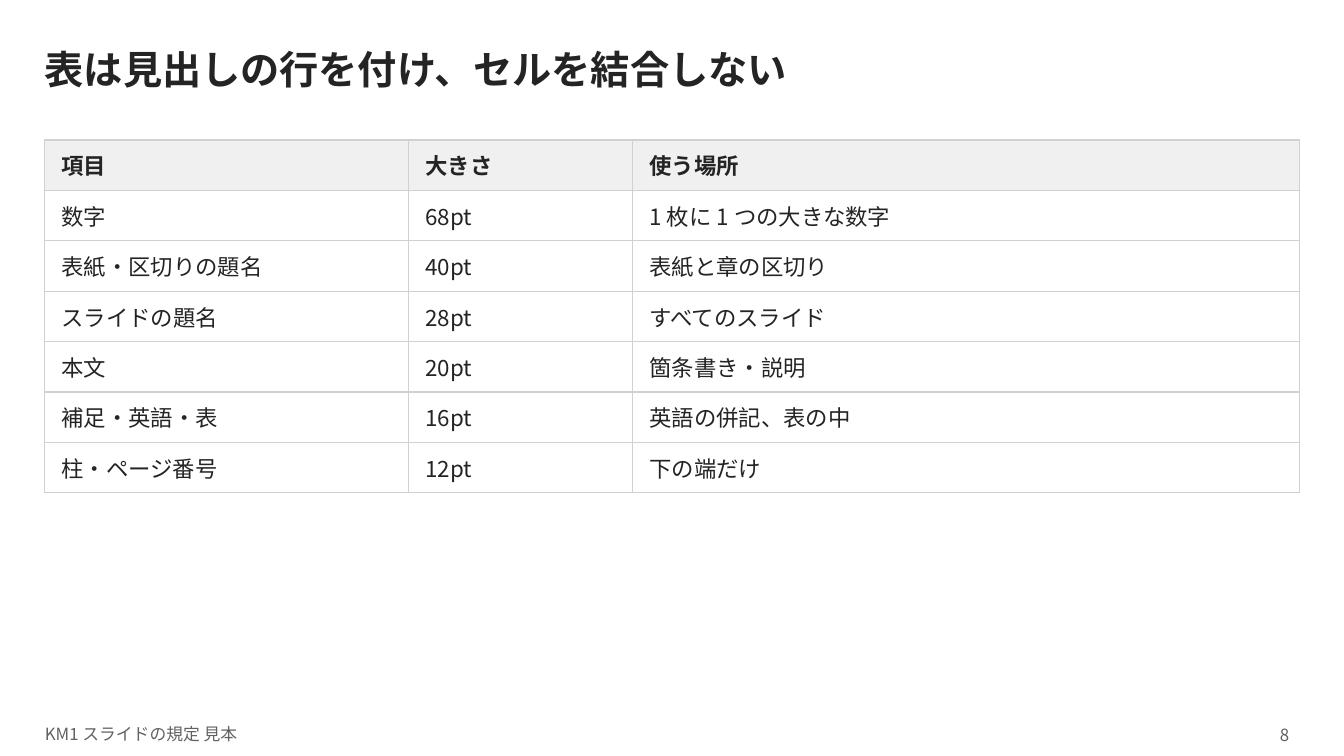
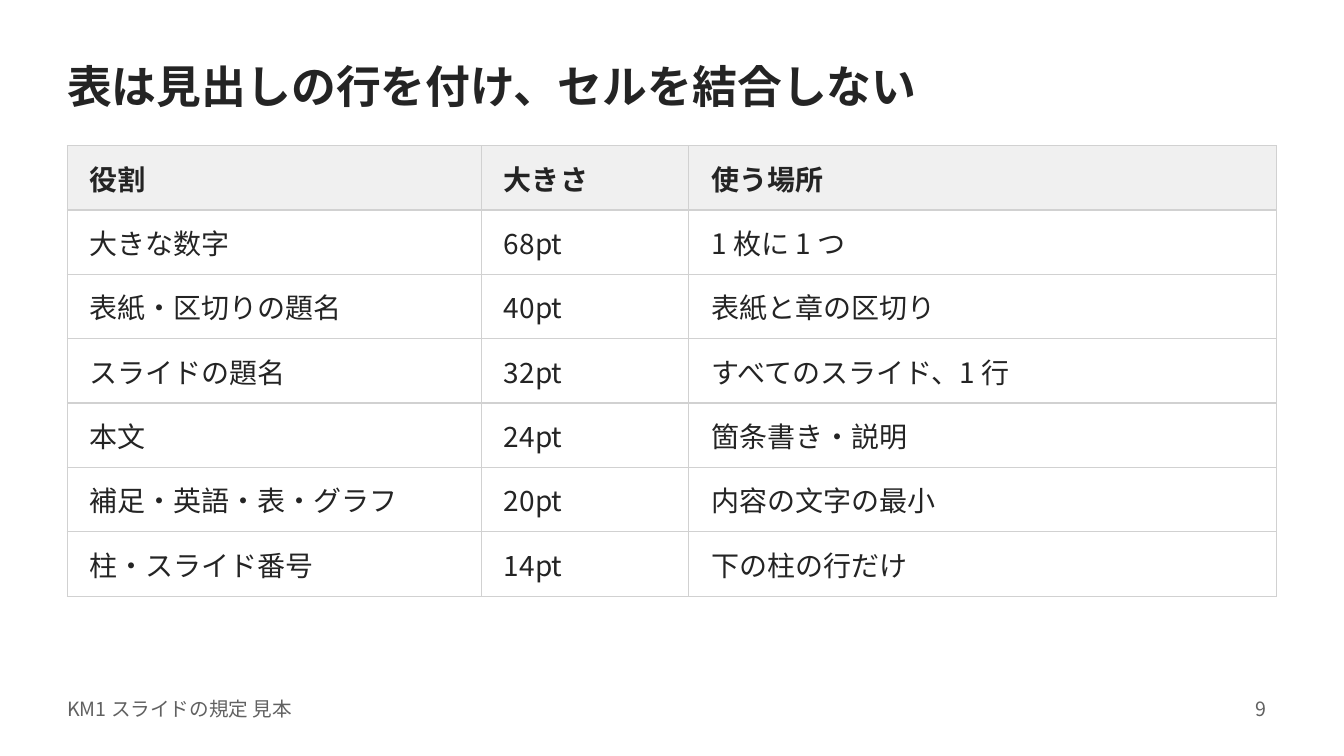
Before and after one commit to kami2news/km1-design-system, a slide deck: slide 9 of dist/KM1_スライド見本.pptx (slide 8 before the commit). Drawn at 1344x756 pixels with LibreOffice and Linux fonts; fonts in the diff are those of the drawing. Boxes give left, top, right and bottom in pixels: in the first picture for what was removed or moved away, otherwise in the second. Text is boxed around its words. In the diff, an @@ line names an element or a change of style, - is before the commit and + after.

```diff
--- a/dist/KM1_スライド見本.pptx
+++ b/dist/KM1_スライド見本.pptx
@@ title "表は見出しの行を付け、セルを結合しない": place and size @@
-title "表は見出しの行を付け、セルを結合しない" at [45, 50, 787, 88]
+title "表は見出しの行を付け、セルを結合しない" at [67, 65, 916, 107]
@@ title "表は見出しの行を付け、セルを結合しない" at [67, 65, 916, 107]: size 28 to 32 pt; line spacing 1 to 40pt @@
@@ table at [68, 145, 1277, 587] @@
-row 1, column 1: 項目
+row 1, column 1: 役割
-row 2, column 1: 数字
+row 2, column 1: 大きな数字
-row 2, column 3: 1 枚に 1 つの大きな数字
+row 2, column 3: 1 枚に 1 つ
-row 4, column 2: 28pt
+row 4, column 2: 32pt
-row 4, column 3: すべてのスライド
+row 4, column 3: すべてのスライド、1 行
-row 5, column 2: 20pt
+row 5, column 2: 24pt
-row 6: 補足・英語・表 | 16pt | 英語の併記、表の中
+row 6: 補足・英語・表・グラフ | 20pt | 内容の文字の最小
-row 7: 柱・ページ番号 | 12pt | 下の端だけ
+row 7: 柱・スライド番号 | 14pt | 下の柱の行だけ
@@ size 16 to 20 pt in "大きさ", "使う場所", "68pt", "表紙・区切りの題名" and 5 more places @@
@@ table: place and size @@
-table at [44, 140, 1299, 486]
+table at [68, 145, 1277, 587]
@@ text "KM1 スライドの規定 見本": place and size @@
-text "KM1 スライドの規定 見本" at [45, 726, 238, 742]
+text "KM1 スライドの規定 見本" at [67, 699, 292, 718]
@@ text "KM1 スライドの規定 見本" at [67, 699, 292, 718]: size 12 to 14 pt @@
@@ page number added at [1256, 701, 1267, 716], 14 pt, text #616161 @@
+9
@@ page number removed at [1280, 728, 1289, 741] @@
-8
```
Also in this commit, not shown: 6 other slides changed, 3 slides added, 2 slides removed, 7 other files.
